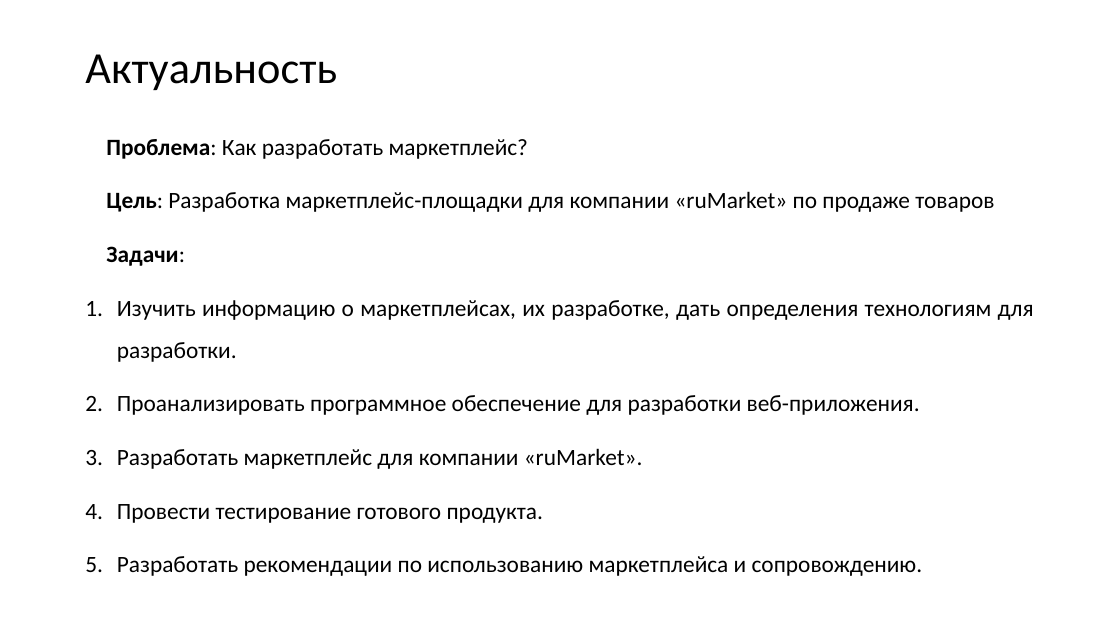
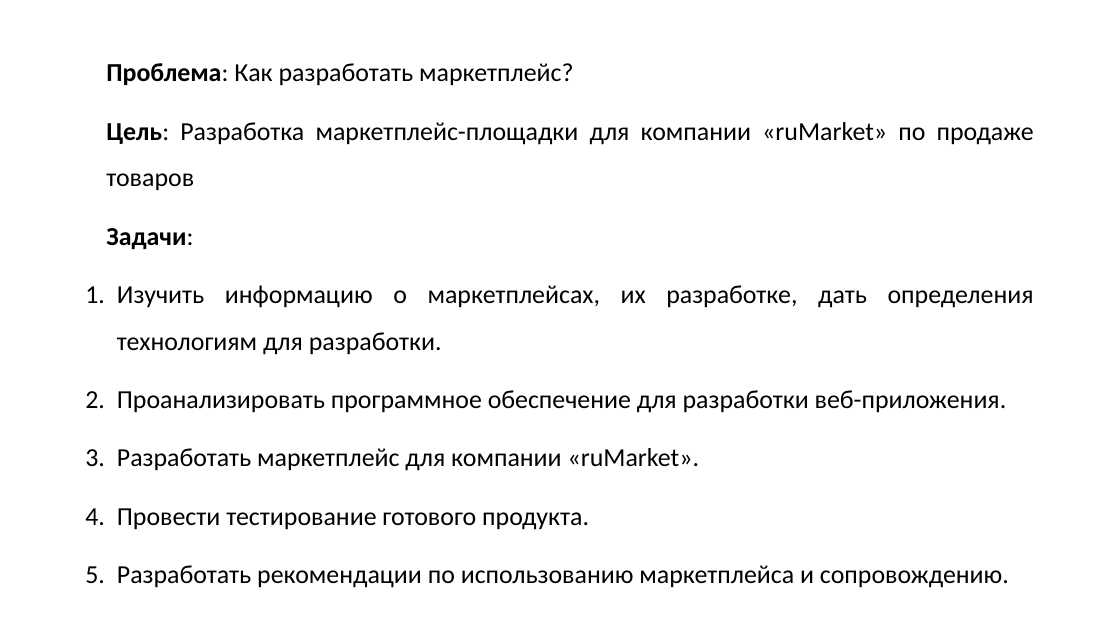
Before and after one commit to ugolnikov/deplom, a slide deck: slide 3 of Защита Диплом - Угольников Д.О..pptx. Drawn at 1120x630 pixels with LibreOffice and Linux fonts; fonts in the diff are those of the drawing. Boxes give left, top, right and bottom in pixels: in the first picture for what was removed or moved away, otherwise in the second. Text is boxed around its words. In the diff, an @@ line names an element or a change of style, - is before the commit and + after.

```diff
--- a/Защита Диплом - Угольников Д.О..pptx
+++ b/Защита Диплом - Угольников Д.О..pptx
@@ text "Проблема: Как разработать маркетплейс?": place and size @@
-text "Проблема: Как разработать маркетплейс?" at [106,139,1034,576]
+text "Проблема: Как разработать маркетплейс?" at [106,63,1034,588]
@@ text "Проблема: Как разработать маркетплейс?" at [106,63,1034,588]: size 20 to 22.2 pt @@
@@ title removed at [85,54,337,90] @@
-Актуальность
```
Also in this commit, not shown: 2 other slides changed, 10 slides added, 1 slide removed, 1 other file.
